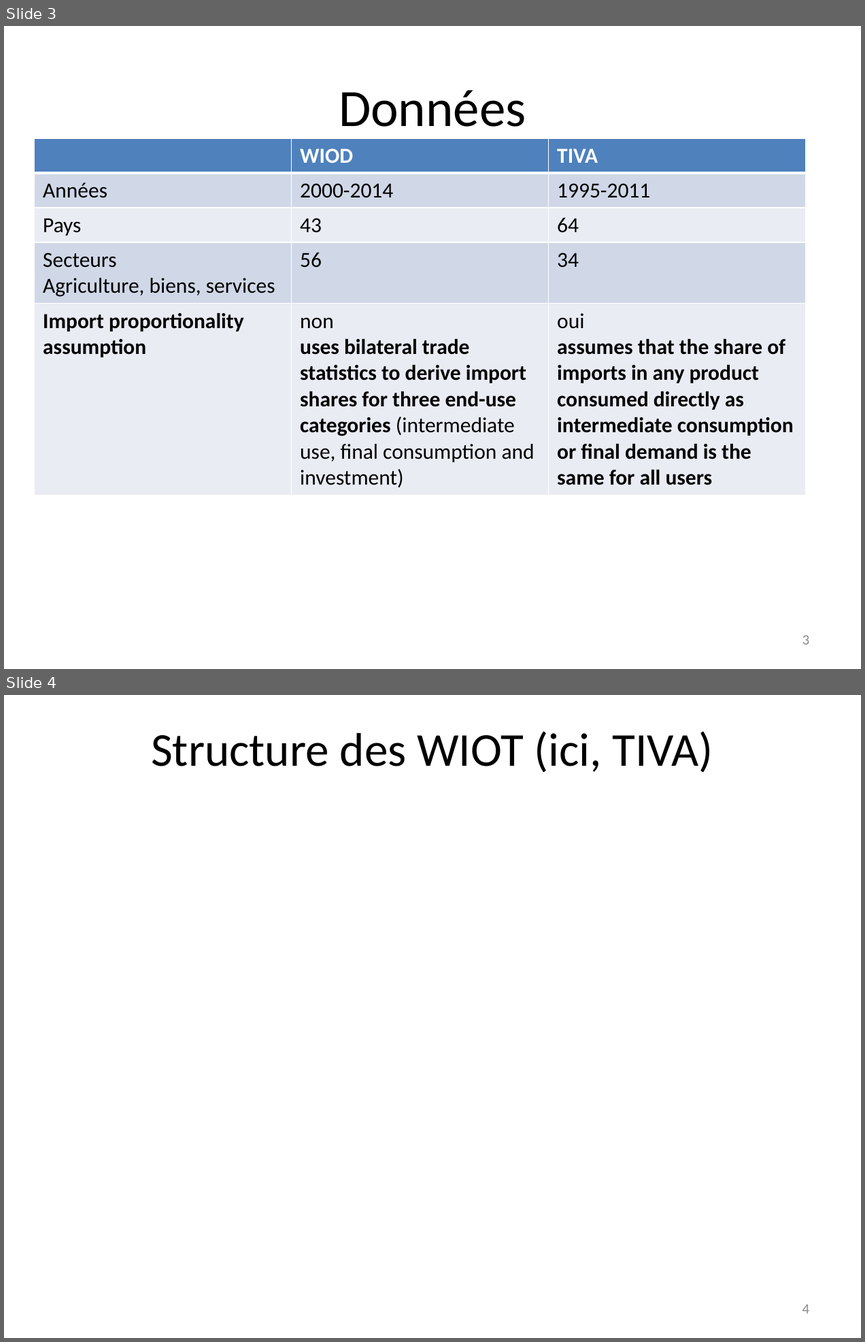
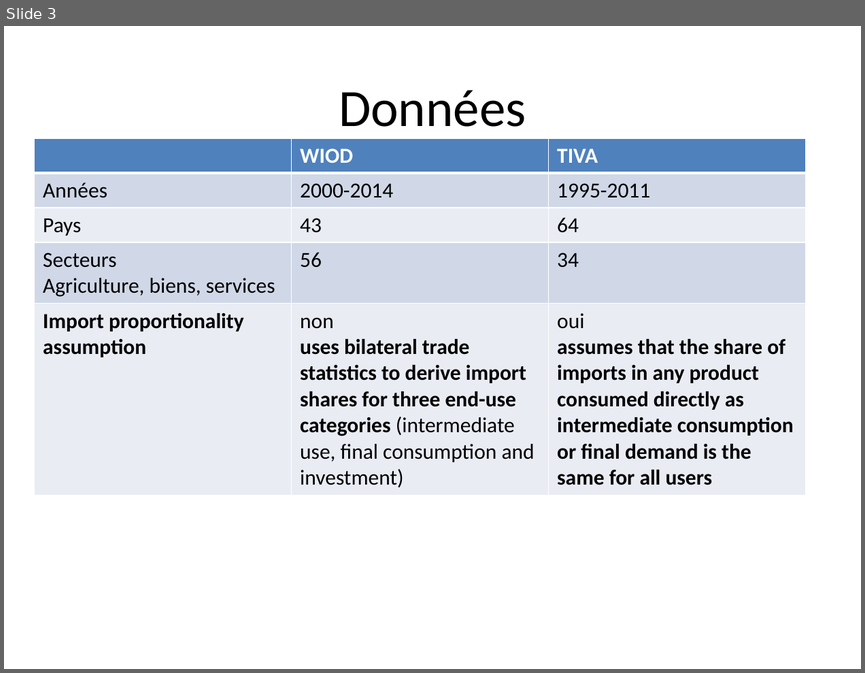
Before and after one commit to gdaudin/OFCE_CommerceVA, a slide deck: c17255-Point d’étape projet WIOD TIVA.pptx. Shown one above the other, each under a label of ours: slides 3 and 4 before the commit, slide 3 after it. The pictures are 865x1342 and 865x673 pixels, drawn with LibreOffice and Linux fonts; fonts in the diff are those of the drawing; background and template pictures are left out. Boxes give left, top, right and bottom in pixels: in the first picture for what was removed or moved away, otherwise in the second. Text is boxed around its words. In the diff, an @@ line names an element or a change of style, - is before the commit and + after.

```diff
--- a/c17255-Point d’étape projet WIOD TIVA.pptx
+++ b/c17255-Point d’étape projet WIOD TIVA.pptx
@@ slide 4 removed at [4, 695, 861, 1338], background picture (left out) @@
@@ title removed at [151, 731, 713, 773] @@
-Structure des WIOT (ici, TIVA)
@@ page number removed at [802, 1304, 810, 1313] @@
-4
@@ slide 3 changed as well @@
@@ page number removed at [802, 635, 810, 644] @@
-3
```
Also in this commit, not shown: 11 other slides changed, 1 other file.
